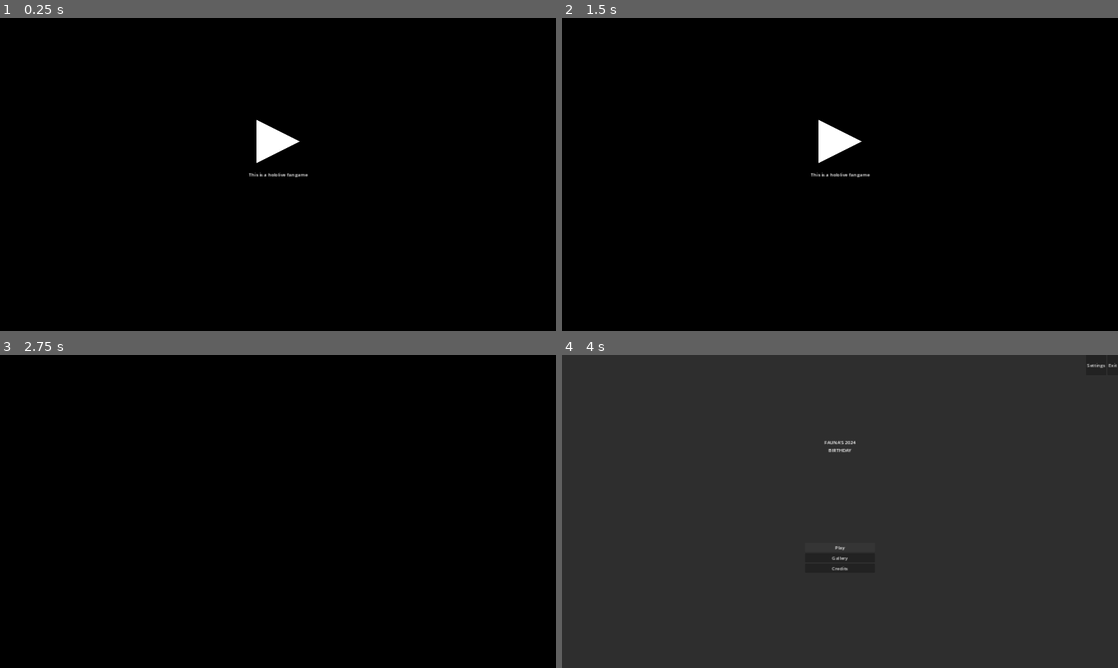
Above: before the commit, frames 1-4 (two rows, left to right).
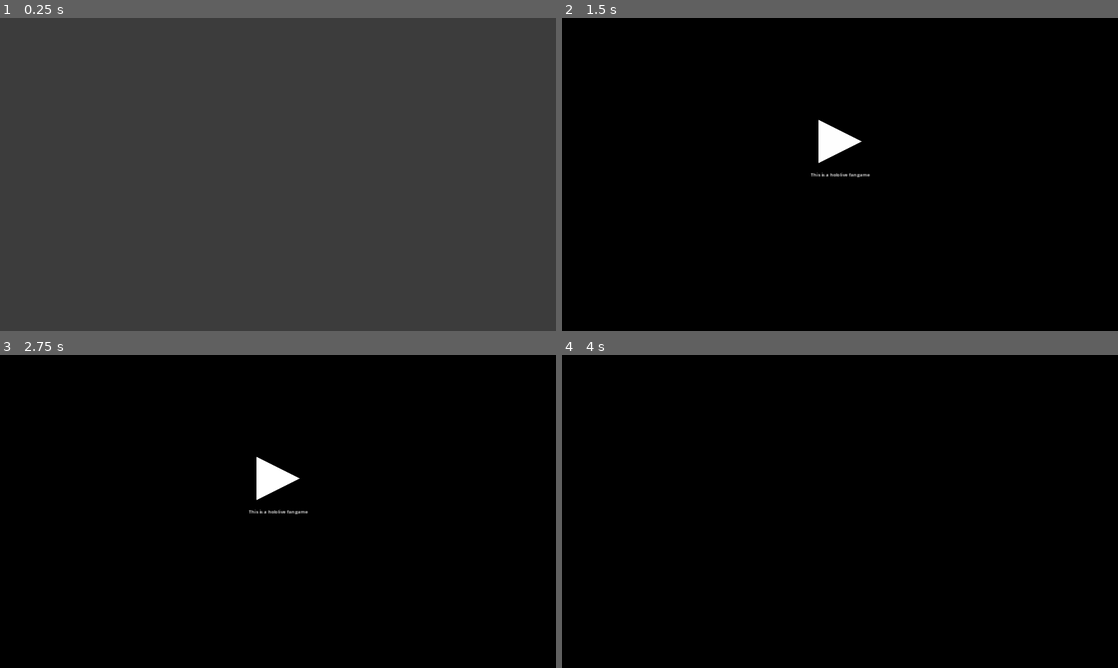
Above: after the commit, the same moments.

Repository: Saplings-Projects/Birthday-2024
Game: Godot game, scene res://MainScenes/screen_mngr_init_scene.tscn
Same seed, same stepped clock (60 frames per second), same inputs: the game is played once before the commit and once after it.
Inputs (mouse positions are in pixels of both pictures, inside the frame that each line leads up to):
- Up to frame 1 (0.25 s): no input
- Up to frame 2 (1.5 s): move the mouse to (962, 158) at 0.52 s; press the mouse at (962, 158) at 0.53 s; move the mouse to (728, 190) at 1.27 s; release the mouse at (728, 190) at 1.28 s; tap A (RotateAnticlockwise) at 1.35 s
- Up to frame 3 (2.75 s): tap Enter at 2 s; move the mouse to (333, 442) at 2.02 s; tap D (RotateClockwise) at 2.1 s
- Up to frame 4 (4 s): move the mouse to (812, 574) at 2.77 s; click (812, 574) at 2.85 s; click (840, 545) at 3.5 s, where only the run before the commit has a clickable "Play"

The runs differ from the first frame. In frame 1, 100% of the frame differs, in the area x 0-100%, y 0-100%; in frame 2, less than 0.1%; in frame 3, 0.6%; in frame 4, 100%.

Commit message:
Fix splash screen fade

Diff:
--- a/Birthday-2024-Project/Scripts/ScreenManagement/ScreenManager.gd
+++ b/Birthday-2024-Project/Scripts/ScreenManagement/ScreenManager.gd
@@ -48,7 +48,7 @@
 	GoToScreen(load("res://MainScenes/confirmation_popup.tscn"), popupParameters, false)
 
 func _ready():
-	GoToScreen(load("res://MainScenes/splash_screen.tscn"), {}, false)
+	GoToScreen(load("res://MainScenes/splash_screen.tscn"), {}, true)
 
 func _closeTopScreen():
 	var oldScreen : Node = _screenStack.pop_back()
